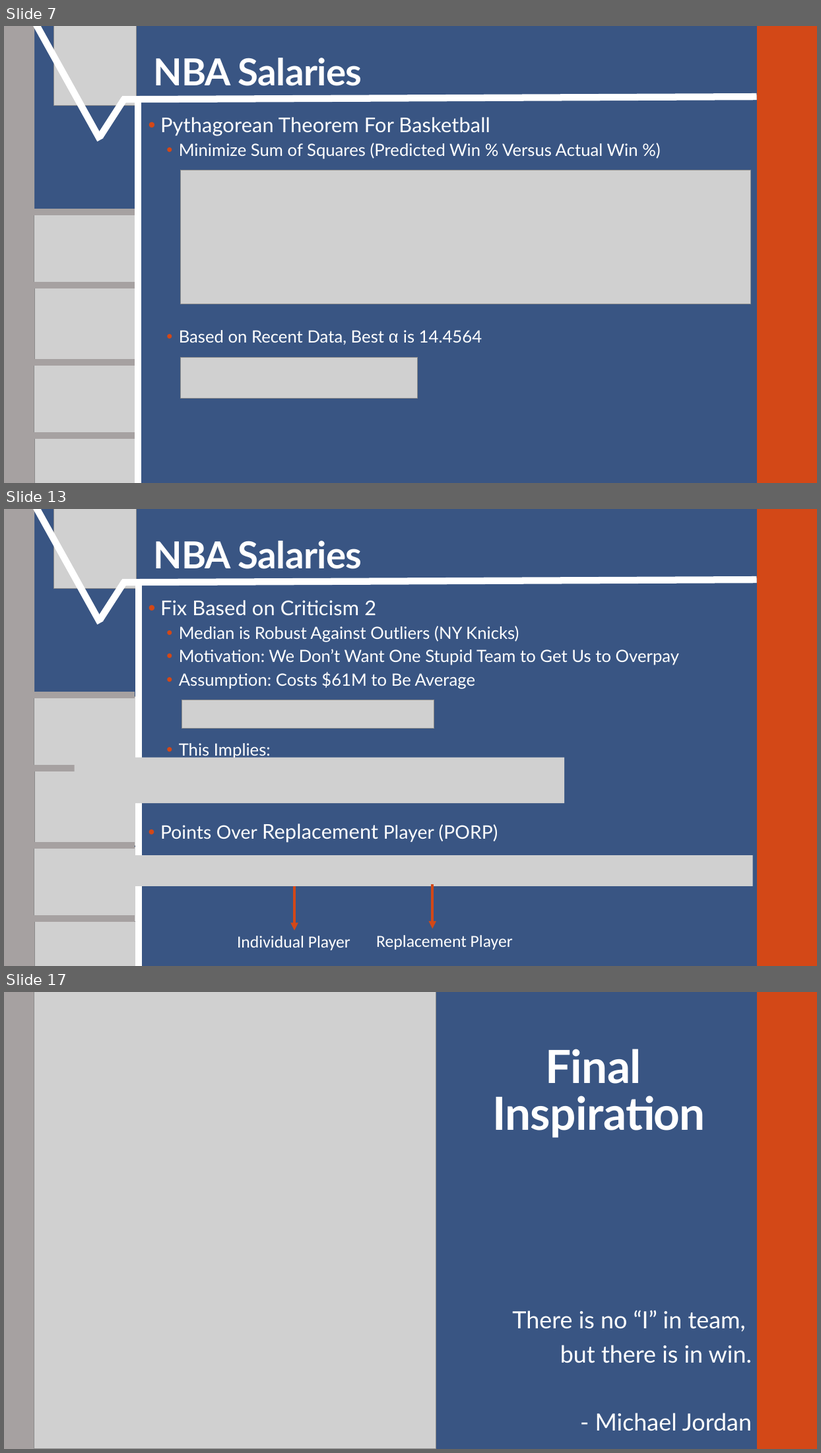
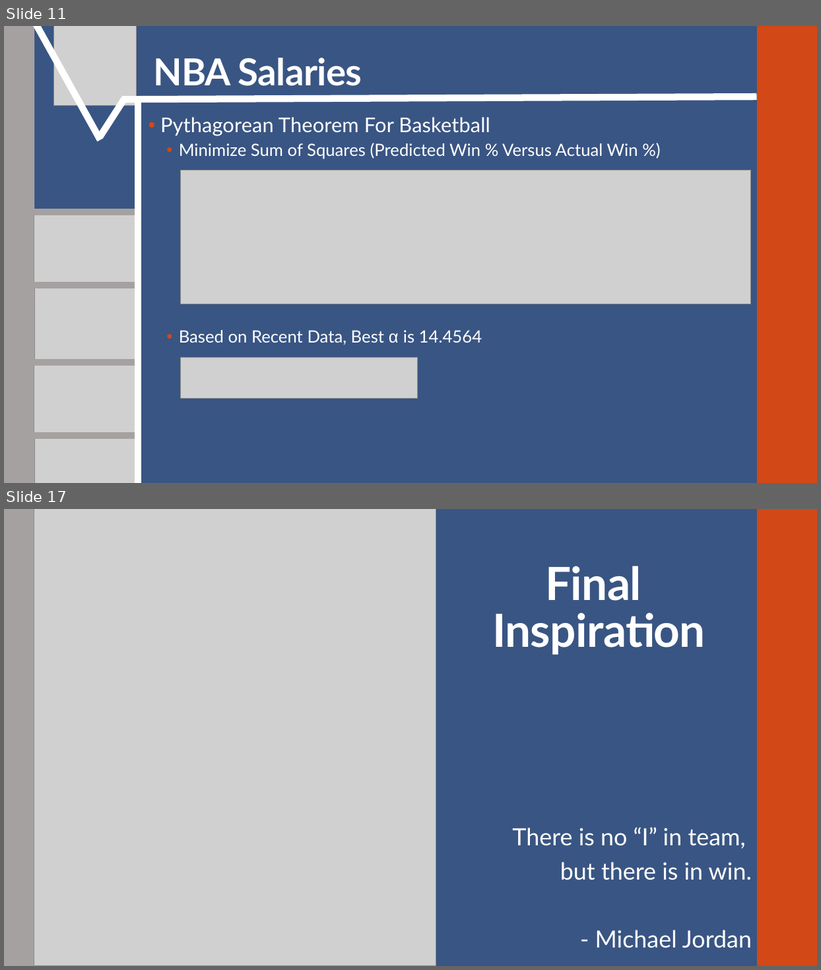
Before and after one commit to SuperMarioGiacomazzo/STOR538_WEBSITE, a slide deck: Slides/Basketball 4/Basketball_4_Lecture.pptx. Shown one above the other, each under a label of ours: slides 7, 13 and 17 before the commit, slides 11 and 17 after it; the slides between them are not shown. The pictures are 821x1453 and 821x970 pixels, drawn with LibreOffice and Linux fonts; fonts in the diff are those of the drawing; grey boxes stand for pictures. Boxes give left, top, right and bottom in pixels: in the first picture for what was removed or moved away, otherwise in the second. Text is boxed around its words. In the diff, an @@ line names an element or a change of style, - is before the commit and + after.

```diff
--- a/Slides/Basketball 4/Basketball_4_Lecture.pptx
+++ b/Slides/Basketball 4/Basketball_4_Lecture.pptx
@@ slide 13 removed at (4,509,817,966), background #395583; not listed: 2 template elements that a slide beside it also shows @@
@@ line removed from (33, 509) to (100, 623) @@
@@ picture removed at (54,509,136,588) @@
@@ title removed at (153,541,362,569) @@
-NBA Salaries
@@ line removed from (100, 619) to (125, 582) @@
@@ line removed from (122, 582) to (757, 580) @@
@@ line removed from (139, 966) to (139, 582) @@
@@ text removed at (160,600,679,843) @@
-• Fix Based on Criticism 2
-  • Median is Robust Against Outliers (NY Knicks)
-  • Motivation: We Don’t Want One Stupid Team to Get Us to Overpay
-  • Assumption: Costs $61M to Be Average
-  • This Implies:
-• Points Over Replacement Player (PORP)
@@ line removed from (29, 695) to (135, 695) @@
@@ picture removed at (34,697,141,771) @@
@@ picture removed at (182,700,435,729) @@
@@ picture removed at (74,758,564,803) @@
@@ line removed from (28, 768) to (135, 768) @@
@@ picture removed at (34,771,141,846) @@
@@ line removed from (29, 846) to (135, 846) @@
@@ line removed from (29, 846) to (135, 846) @@
@@ picture removed at (34,848,141,922) @@
@@ picture removed at (68,855,753,886) @@
@@ arrow removed from (433, 885) to (433, 929) @@
@@ arrow removed from (294, 887) to (294, 931) @@
@@ line removed from (28, 919) to (135, 919) @@
@@ picture removed at (34,922,141,966) @@
@@ text removed at (237,936,350,951) @@
-Individual Player
@@ text removed at (376,935,513,950) @@
-Replacement Player
@@ what was slide 7 is now slide 11 @@
```
Also in this commit, not shown: 7 slides changed, 5 slides added, 4 other slides removed, 5 other files.
